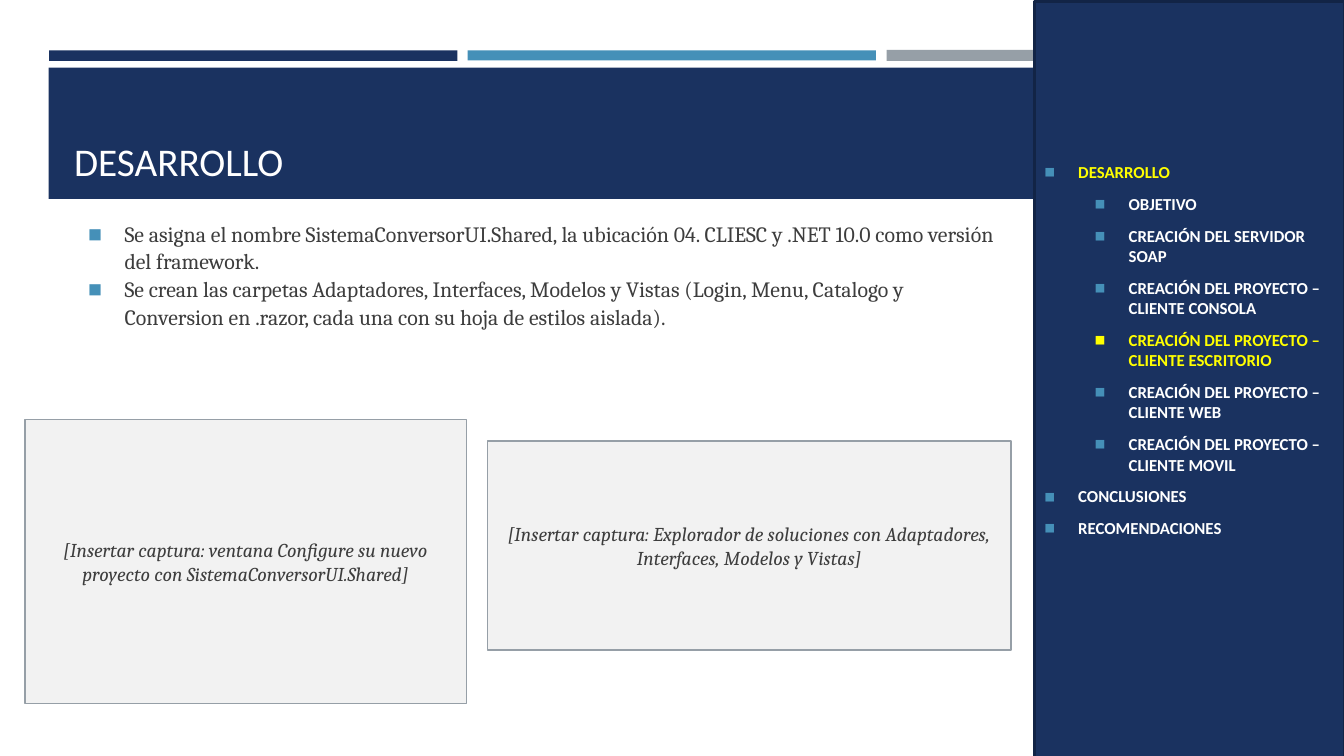
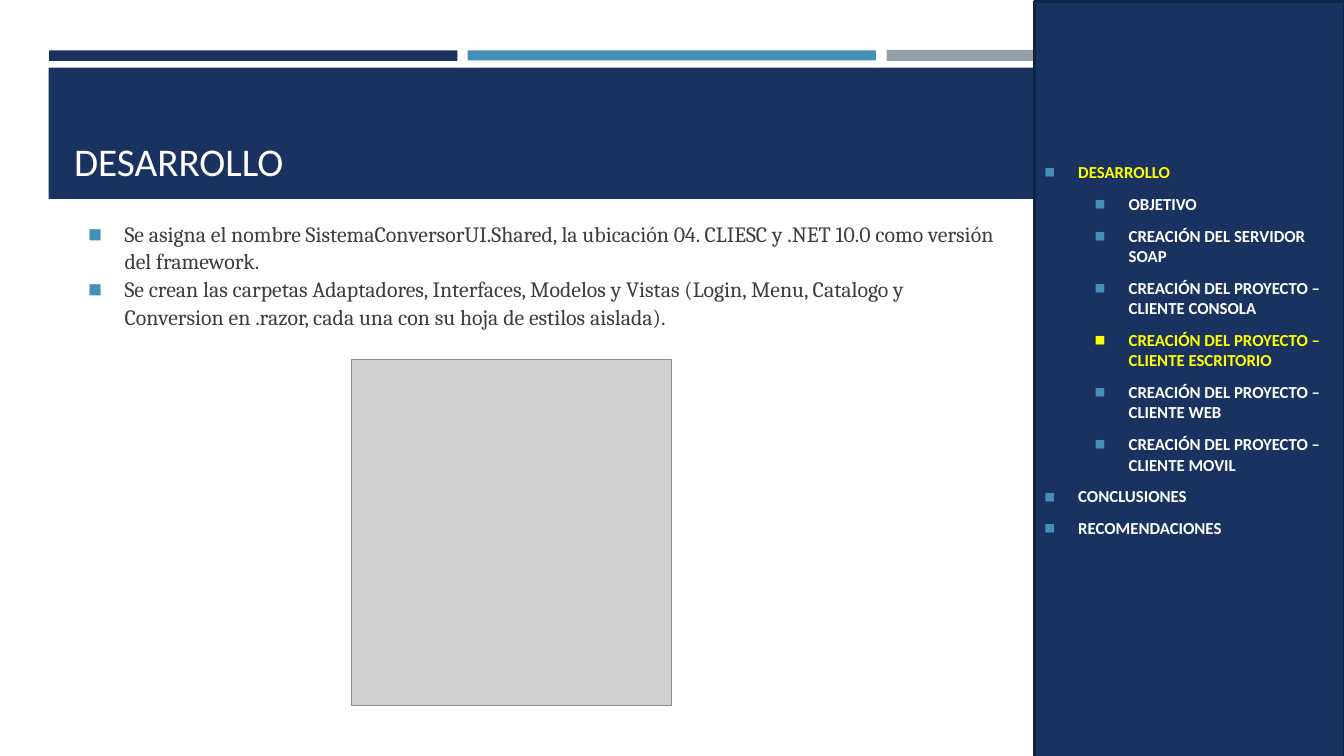
Before and after one commit to Teo344/Arquitectura_GRUPO03, a slide deck: slide 28 of TI.1.2. PAO202651_SOAP_DOTNET_SINBDD_NRC36884_GR03/05. DOCUMENTACION/PRESENTACION TI.1.2. SOAP sin BDD en DOTNET GR03.pptx. Drawn at 1344x756 pixels with LibreOffice and Linux fonts; fonts in the diff are those of the drawing; grey boxes stand for pictures. Boxes give left, top, right and bottom in pixels: in the first picture for what was removed or moved away, otherwise in the second. Text is boxed around its words. In the diff, an @@ line names an element or a change of style, - is before the commit and + after.

```diff
--- a/TI.1.2. PAO202651_SOAP_DOTNET_SINBDD_NRC36884_GR03/05. DOCUMENTACION/PRESENTACION TI.1.2. SOAP sin BDD en DOTNET GR03.pptx
+++ b/TI.1.2. PAO202651_SOAP_DOTNET_SINBDD_NRC36884_GR03/05. DOCUMENTACION/PRESENTACION TI.1.2. SOAP sin BDD en DOTNET GR03.pptx
@@ picture added at box(352, 360, 673, 707) @@
@@ rectangle removed at box(25, 419, 467, 704) @@
-[Insertar captura: ventana Configure su nuevo proyecto con SistemaConversorUI.Shared]
@@ rectangle removed at box(488, 442, 1011, 650) @@
-[Insertar captura: Explorador de soluciones con Adaptadores, Interfaces, Modelos y Vistas]
```
Also in this commit, not shown: 29 other slides changed, 2 slides removed, 1 other file.
